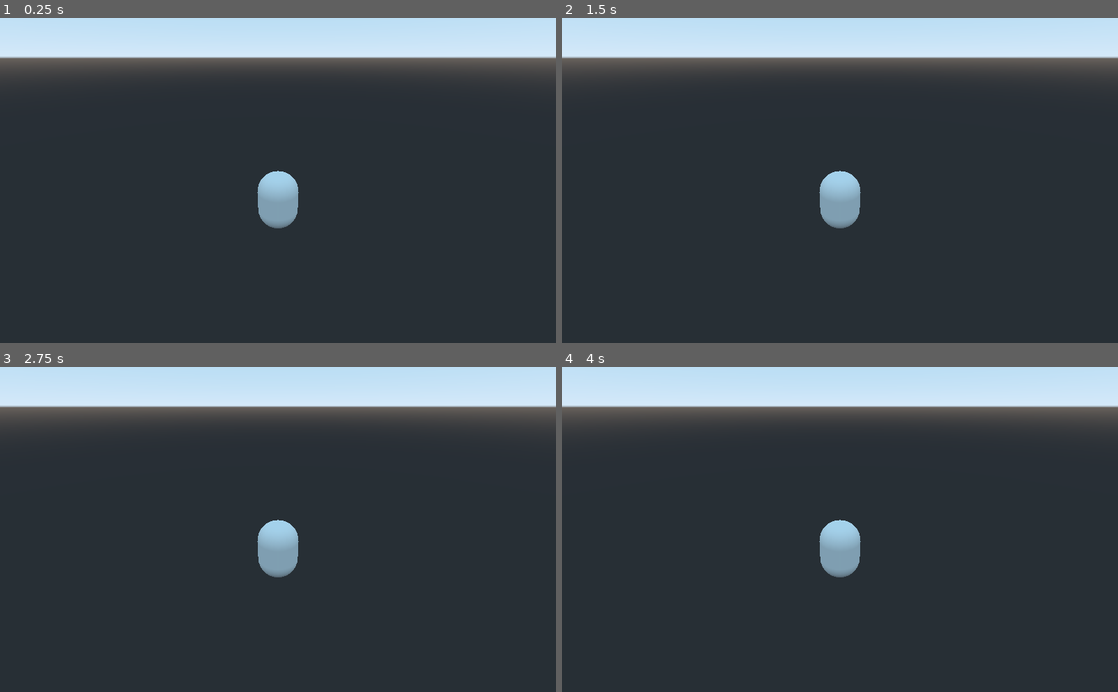
Above: before the commit, frames 1-4 (two rows, left to right).
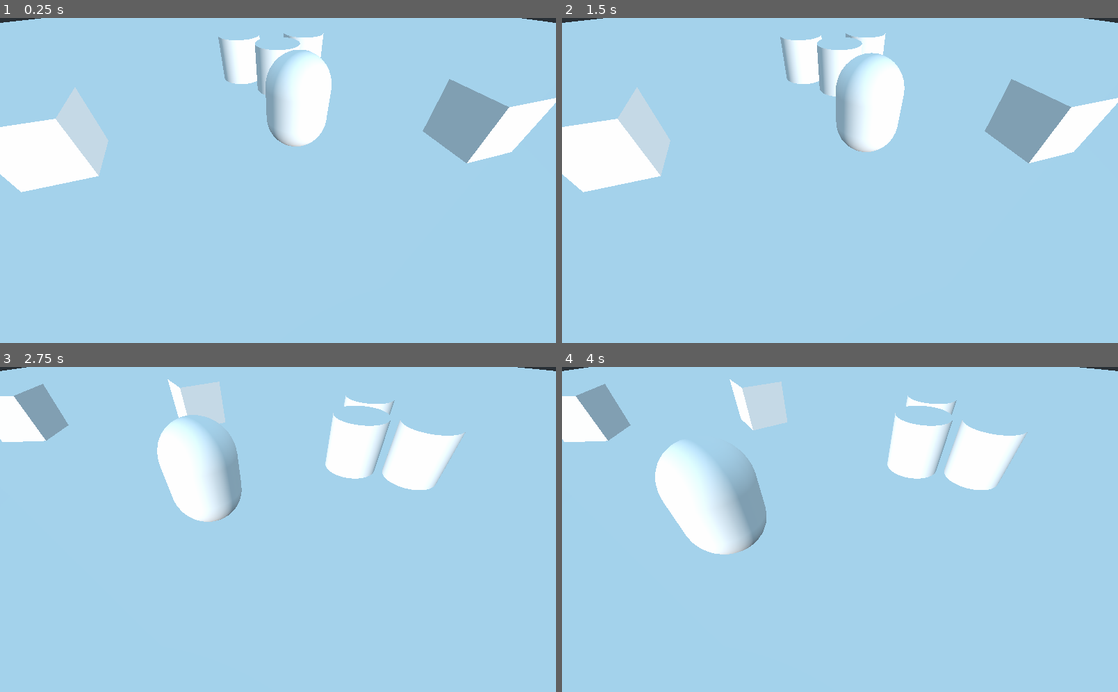
Above: after the commit, the same moments.

Repository: ItsSeaJay/godot-mikami
Game: Godot game, scene res://environments/MultiShotTest.tscn
Same seed, same stepped clock (60 frames per second), same inputs: the game is played once before the commit and once after it. Before the commit the project starts from res://environments/SingleShotTest.tscn.
Inputs:
- Up to frame 1 (0.25 s): no input
- Up to frame 2 (1.5 s): tap Enter at 0.5 s; hold Right (turn_right) 0.53-1.28 s; tap Space at 1.25 s; hold Down (move_back) from 1.28 s (still down)
- Up to frame 3 (2.75 s): release Down (move_back) at 2.03 s; hold Right (turn_right) from 2.03 s (still down)
- Up to frame 4 (4 s): tap Enter at 2.75 s; release Right (turn_right) at 2.78 s; hold Up (move_forward) 2.78-3.53 s; hold Left (turn_left) from 3.53 s (still down)

The runs differ from the first frame. In frame 1, 99% of the frame differs, in the area x 0-100%, y 0-100%; in frame 2, 99%; in frame 3, 99%; in frame 4, 99%.

Commit message:
Added environment

Diff:
--- a/Mikami/characters/TankControlledCharacter.tscn
+++ b/Mikami/characters/TankControlledCharacter.tscn
@@ -7,6 +7,7 @@
 [sub_resource type="CapsuleMesh" id=2]
 
 [node name="TankControlledCharacter" type="KinematicBody"]
+transform = Transform( 1, 0, 0, 0, 1, 0, 0, 0, 1, 0, 1.5, 0 )
 script = ExtResource( 1 )
 
 [node name="CollisionShape" type="CollisionShape" parent="."]
--- a/Mikami/environments/MultiShotTest.tscn
+++ b/Mikami/environments/MultiShotTest.tscn
@@ -1,7 +1,13 @@
-[gd_scene load_steps=3 format=2]
+[gd_scene load_steps=6 format=2]
 
 [ext_resource path="res://characters/TankControlledCharacter.tscn" type="PackedScene" id=1]
 [ext_resource path="res://camera/Director.gd" type="Script" id=2]
+
+[sub_resource type="PlaneMesh" id=1]
+
+[sub_resource type="CylinderMesh" id=2]
+
+[sub_resource type="CubeMesh" id=3]
 
 [node name="MultiShotTest" type="Spatial"]
 
@@ -11,11 +17,52 @@
 script = ExtResource( 2 )
 
 [node name="Camera" type="Camera" parent="Director"]
-transform = Transform( 1, 0, 0, 0, 0.707107, 0.707107, 0, -0.707107, 0.707107, -5, 5, 5 )
+transform = Transform( 0.766044, 0.45452, -0.45452, 0, 0.707107, 0.707107, 0.642788, -0.541675, 0.541675, -5, 5, 5 )
 
-[node name="Camera2" type="Camera" parent="Director"]
-transform = Transform( 1, 0, 0, 0, 0.707107, 0.707107, 0, -0.707107, 0.707107, 0, 5, 5 )
-current = true
+[node name="Camera4" type="Camera" parent="Director"]
+transform = Transform( -0.766045, -0.454519, 0.454519, 0, 0.707107, 0.707107, -0.642788, 0.541675, -0.541675, 4.98097, 5, -6.56422 )
 
 [node name="Camera3" type="Camera" parent="Director"]
-transform = Transform( 1, 0, 0, 0, 0.707107, 0.707107, 0, -0.707107, 0.707107, 5, 5, 5 )
+transform = Transform( 0.819152, -0.40558, 0.40558, 0, 0.707107, 0.707107, -0.573576, -0.579228, 0.579228, 5, 5, 5 )
+
+[node name="Camera5" type="Camera" parent="Director"]
+transform = Transform( -0.642788, 0.541675, -0.541675, 0, 0.707107, 0.707107, 0.766045, 0.454519, -0.454519, -4.98097, 5, -7.43578 )
+
+[node name="Environment" type="Spatial" parent="."]
+
+[node name="MeshInstance" type="MeshInstance" parent="Environment"]
+transform = Transform( 32, 0, 0, 0, 1, 0, 0, 0, 32, 0, 0, 0 )
+mesh = SubResource( 1 )
+material/0 = null
+
+[node name="MeshInstance2" type="MeshInstance" parent="Environment"]
+transform = Transform( 1, 0, 0, 0, 1, 0, 0, 0, 1, 2.42466, 1.03369, -3.88532 )
+mesh = SubResource( 2 )
+material/0 = null
+
+[node name="MeshInstance3" type="MeshInstance" parent="Environment"]
+transform = Transform( 1, 0, 0, 0, 1, 0, 0, 0, 1, 4.63374, 1.03369, -4.50037 )
+mesh = SubResource( 2 )
+material/0 = null
+
+[node name="MeshInstance4" type="MeshInstance" parent="Environment"]
+transform = Transform( 1, 0, 0, 0, 1, 0, 0, 0, 1, 1.91078, 1.03369, -6.19996 )
+mesh = SubResource( 2 )
+material/0 = null
+
+[node name="MeshInstance5" type="MeshInstance" parent="Environment"]
+transform = Transform( 0.938153, 0, -0.346222, 0, 1, 0, 0.346222, 0, 0.938153, -6.5116, 0.988334, -3.83723 )
+mesh = SubResource( 3 )
+material/0 = null
+
+[node name="MeshInstance6" type="MeshInstance" parent="Environment"]
+transform = Transform( -0.381007, 0, -0.924572, 0, 1, 0, 0.924572, 0, -0.381007, 4.7753, 0.988334, 4.00369 )
+mesh = SubResource( 3 )
+material/0 = null
+
+[node name="MeshInstance7" type="MeshInstance" parent="Environment"]
+transform = Transform( 0.637649, 0, -0.770327, 0, 1, 0, 0.770327, 0, 0.637649, -12.1763, 0.988334, 2.26235 )
+mesh = SubResource( 3 )
+material/0 = null
+
+[node name="DirectionalLight" type="DirectionalLight" parent="."]
--- a/Mikami/project.godot
+++ b/Mikami/project.godot
@@ -16,7 +16,7 @@
 [application]
 
 config/name="Mikami"
-run/main_scene="res://environments/SingleShotTest.tscn"
+run/main_scene="res://environments/MultiShotTest.tscn"
 config/icon="res://icon.png"
 
 [input]
